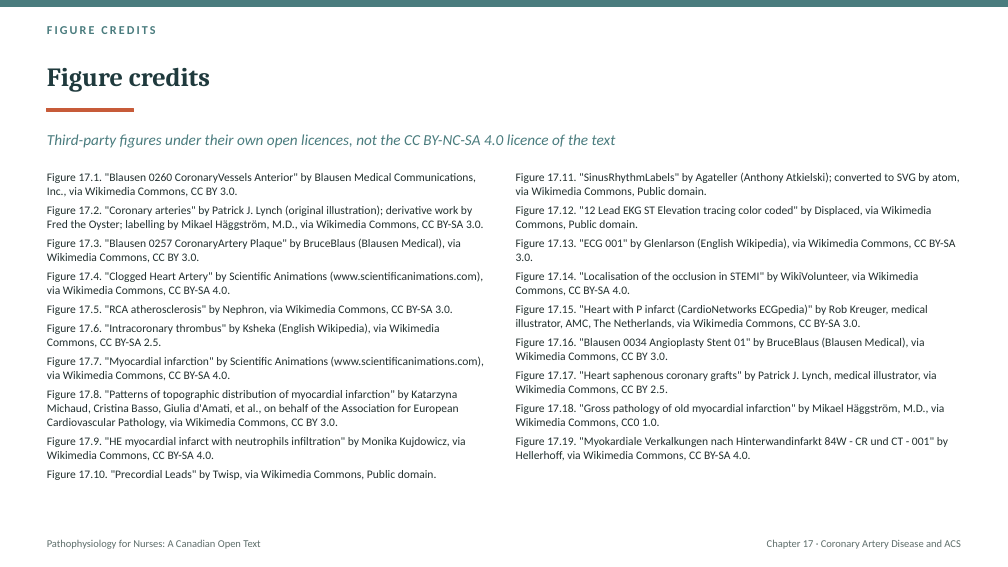
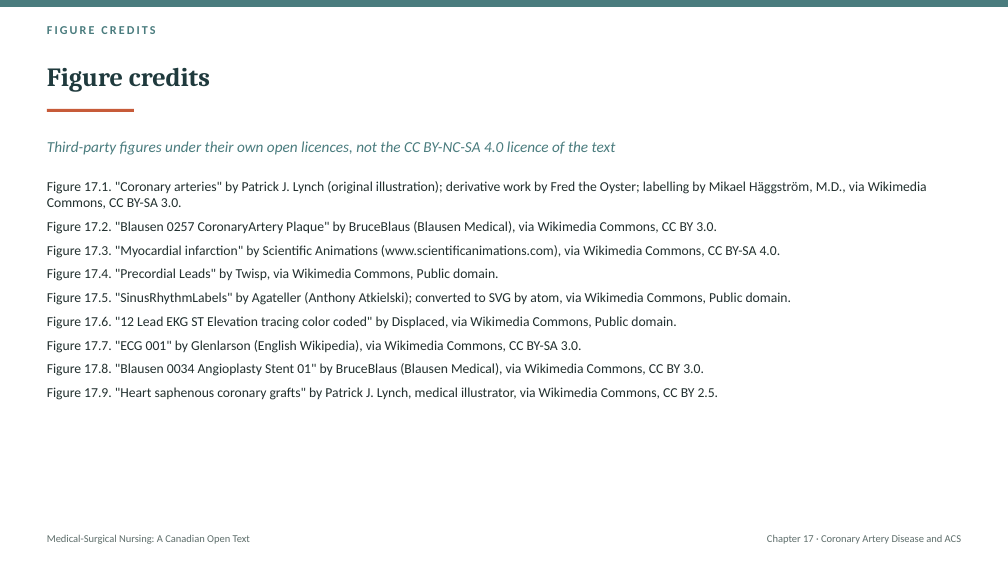
Before and after one commit to andrewleenl/opensourcenursing, a slide deck: slide 39 of Ch17_Coronary_Artery_Disease_and_Acute_Coronary_Syndromes_Lecture_Presentation.pptx (slide 55 before the commit). Drawn at 1008x567 pixels with LibreOffice and Linux fonts; fonts in the diff are those of the drawing. Boxes give left, top, right and bottom in pixels: in the first picture for what was removed or moved away, otherwise in the second. Text is boxed around its words. In the diff, an @@ line names an element or a change of style, - is before the commit and + after.

```diff
--- a/Ch17_Coronary_Artery_Disease_and_Acute_Coronary_Syndromes_Lecture_Presentation.pptx
+++ b/Ch17_Coronary_Artery_Disease_and_Acute_Coronary_Syndromes_Lecture_Presentation.pptx
@@ text "Third-party figures under their own ..." at [47, 141, 616, 155]: vertical alignment top to middle @@
@@ text removed at [47, 173, 484, 480] @@
-Figure 17.1. "Blausen 0260 CoronaryVessels Anterior" by Blausen Medical Communications, Inc., via Wikimedia Commons, CC BY 3.0.
-Figure 17.2. "Coronary arteries" by Patrick J. Lynch (original illustration); derivative work by Fred the Oyster; labelling by Mikael Häggström, M.D., via Wikimedia Commons, CC BY-SA 3.0.
-Figure 17.3. "Blausen 0257 CoronaryArtery Plaque" by BruceBlaus (Blausen Medical), via Wikimedia Commons, CC BY 3.0.
-Figure 17.4. "Clogged Heart Artery" by Scientific Animations (www.scientificanimations.com), via Wikimedia Commons, CC BY-SA 4.0.
-Figure 17.5. "RCA atherosclerosis" by Nephron, via Wikimedia Commons, CC BY-SA 3.0.
-Figure 17.6. "Intracoronary thrombus" by Ksheka (English Wikipedia), via Wikimedia Commons, CC BY-SA 2.5.
-Figure 17.7. "Myocardial infarction" by Scientific Animations (www.scientificanimations.com), via Wikimedia Commons, CC BY-SA 4.0.
-Figure 17.8. "Patterns of topographic distribution of myocardial infarction" by Katarzyna Michaud, Cristina Basso, Giulia d'Amati, et al., on behalf of the Association for European Cardiovascular Pathology, via Wikimedia Commons, CC BY 3.0.
-Figure 17.9. "HE myocardial infarct with neutrophils infiltration" by Monika Kujdowicz, via Wikimedia Commons, CC BY-SA 4.0.
-Figure 17.10. "Precordial Leads" by Twisp, via Wikimedia Commons, Public domain.
@@ text at [47, 181, 927, 400]: text changed; size 11 to 13 pt @@
-Figure 17.11. "SinusRhythmLabels" by Agateller (Anthony Atkielski); converted to SVG by atom, via Wikimedia Commons, Public domain.
-Figure 17.12. "12 Lead EKG ST Elevation tracing color coded" by Displaced, via Wikimedia Commons, Public domain.
-Figure 17.13. "ECG 001" by Glenlarson (English Wikipedia), via Wikimedia Commons, CC BY-SA 3.0.
-Figure 17.14. "Localisation of the occlusion in STEMI" by WikiVolunteer, via Wikimedia Commons, CC BY-SA 4.0.
-Figure 17.15. "Heart with P infarct (CardioNetworks ECGpedia)" by Rob Kreuger, medical illustrator, AMC, The Netherlands, via Wikimedia Commons, CC BY-SA 3.0.
-Figure 17.16. "Blausen 0034 Angioplasty Stent 01" by BruceBlaus (Blausen Medical), via Wikimedia Commons, CC BY 3.0.
-Figure 17.17. "Heart saphenous coronary grafts" by Patrick J. Lynch, medical illustrator, via Wikimedia Commons, CC BY 2.5.
-Figure 17.18. "Gross pathology of old myocardial infarction" by Mikael Häggström, M.D., via Wikimedia Commons, CC0 1.0.
-Figure 17.19. "Myokardiale Verkalkungen nach Hinterwandinfarkt 84W - CR und CT - 001" by Hellerhoff, via Wikimedia Commons, CC BY-SA 4.0.
+Figure 17.1. "Coronary arteries" by Patrick J. Lynch (original illustration); derivative work by Fred the Oyster; labelling by Mikael Häggström, M.D., via Wikimedia Commons, CC BY-SA 3.0.
+Figure 17.2. "Blausen 0257 CoronaryArtery Plaque" by BruceBlaus (Blausen Medical), via Wikimedia Commons, CC BY 3.0.
+Figure 17.3. "Myocardial infarction" by Scientific Animations (www.scientificanimations.com), via Wikimedia Commons, CC BY-SA 4.0.
+Figure 17.4. "Precordial Leads" by Twisp, via Wikimedia Commons, Public domain.
+Figure 17.5. "SinusRhythmLabels" by Agateller (Anthony Atkielski); converted to SVG by atom, via Wikimedia Commons, Public domain.
+Figure 17.6. "12 Lead EKG ST Elevation tracing color coded" by Displaced, via Wikimedia Commons, Public domain.
+Figure 17.7. "ECG 001" by Glenlarson (English Wikipedia), via Wikimedia Commons, CC BY-SA 3.0.
+Figure 17.8. "Blausen 0034 Angioplasty Stent 01" by BruceBlaus (Blausen Medical), via Wikimedia Commons, CC BY 3.0.
+Figure 17.9. "Heart saphenous coronary grafts" by Patrick J. Lynch, medical illustrator, via Wikimedia Commons, CC BY 2.5.
@@ text "Medical-Surgical Nursing: A Canadian Open ..." at [47, 534, 250, 544]: vertical alignment middle to top @@
@@ text at [47, 534, 250, 544]: text changed @@
-Pathophysiology for Nurses: A Canadian Open Text
+Medical-Surgical Nursing: A Canadian Open Text
@@ text "Chapter 17 · Coronary Artery ..." at [767, 535, 961, 544]: vertical alignment middle to top @@
```
Also in this commit, not shown: 10 other slides changed, 28 slides added, 44 slides removed, 3 other files.
